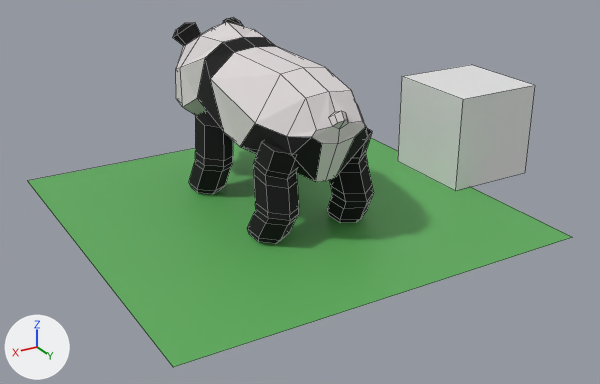
The Blender file blender/panda.blend, before and after one commit.
Both versions are drawn from a 50 mm camera at (3.76, 6.66, 3.44) aimed at (-0.14, 0.17, 0.19). The axes (+X, +Y, +Z) are drawn at lower left. The lights are the same throughout. Mesh edges are drawn as thin lines.

Names of what the first picture shows: 'Plane', 'body', 'front-leg', 'one-meter', 'rear-leg'.
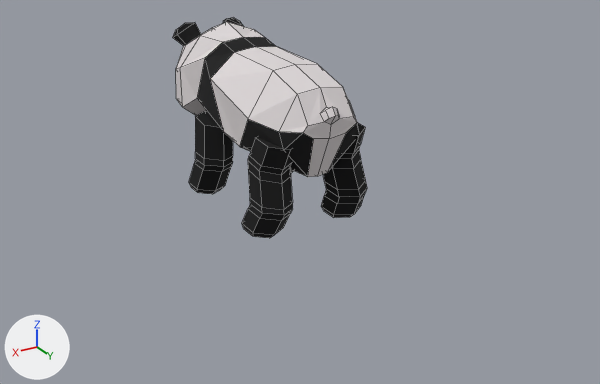
Where the change shows, as pixel boxes (x1, y1, x2, y2) in the pictures (600 x 384 px; the box of a moved part takes in the faces that stretch with it):
'Plane', hidden (green): before (28, 138, 572, 367)
'body', reshaped: before (173, 18, 368, 182); after (173, 18, 359, 177)
'one-meter', hidden: before (398, 65, 535, 191)
'rear-leg', moved: before (247, 128, 374, 243); after (242, 123, 367, 238)
part 1 of me_plane_001, moved or reshaped: before (211, 47, 368, 182); after (211, 47, 359, 177)

The edits, one by one:
me_plane_001 has 77 vertices, 63 faces and spans x 0.0..0.56, y -1.75..1.13, z 0.52..1.68.
me_plane_001 is used by ob_body; location (0.0, 0.0, 0.0).
me_plane_001 part 1: all 21 vertices in x 0.0..0.54, y 0.46..1.13, z 0.58..1.53 are moved by (0.0, -0.14, 0.0).
Object 'one-meter' (ob_one_meter) is now hidden.
Object 'Plane' (ob_plane) is now hidden.
Object 'rear-leg' (ob_rear_leg) moves from (0.0, -0.335, -0.013) to (0.0, -0.443, -0.006).
